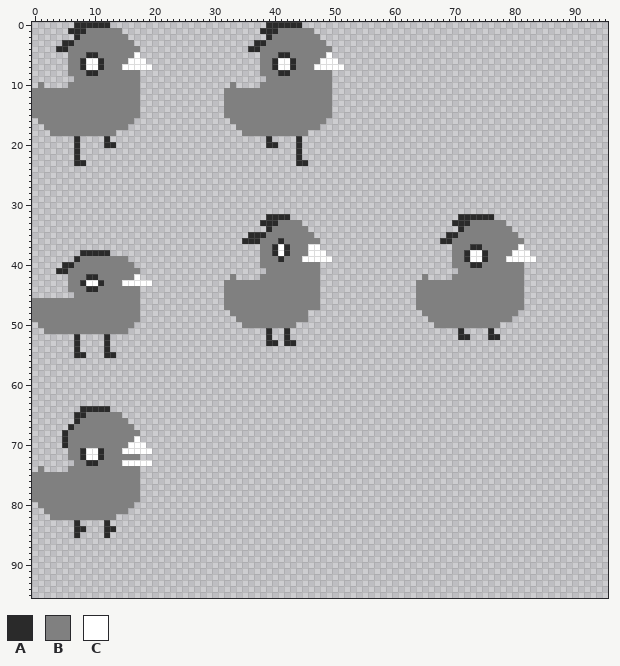
File history of a sprite sheet, src/assets/player/player.png. The first picture shows the starting point.
The file is 96x96 pixels.
Palette (. is transparent): A #2a2a2a  B #808080  C #ffffff
After:
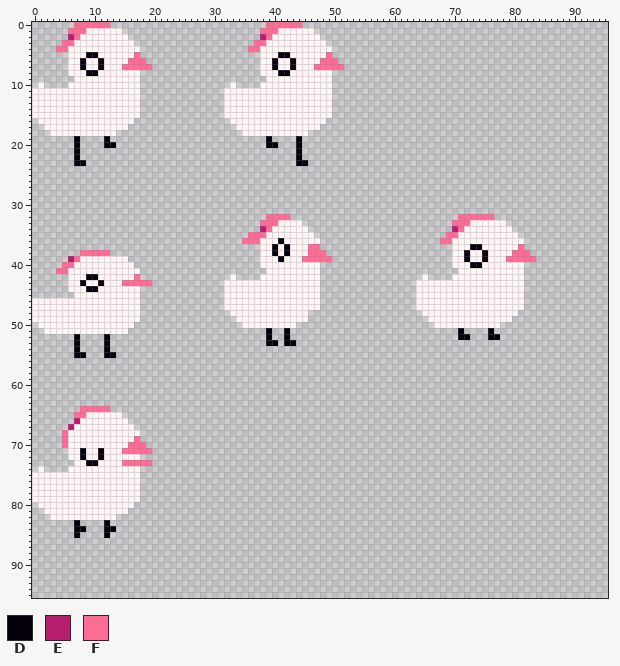
Colours new in this view: D #05000c  E #b71e6e  F #ff6c96
From old to new:
@@ palette @@
-B #808080
+B #fff4f6
@@ x 2..53 @@
- 0 .....AAAAAA..........................AAAAAA.........
- 1 ....AAABBBBBB.......................AAABBBBBB.......
- 2 .....ABBBBBBBB.......................ABBBBBBBB......
- 3 ...AABBBBBBBBBB....................AABBBBBBBBBB.....
- 4 ..AABBBBBBBBBBBB..................AABBBBBBBBBBBB....
- 5 ....BBBAABBBBBBC....................BBBAABBBBBBC....
- 6 ....BBACCABBBBCCC...................BBACCABBBBCCC...
- 7 ....BBACCABBBCCCCC..................BBACCABBBCCCCC..
- 8 ....BBBAABBBBBBB....................BBBAABBBBBBB....
+ 0 .....FFFFFF..........................FFFFFF.........
+ 1 ....FFFBBBBBB.......................FFFBBBBBB.......
+ 2 ....EFBBBBBBBB......................EFBBBBBBBB......
+ 3 ...FFBBBBBBBBBB....................FFBBBBBBBBBB.....
+ 4 ..FFBBBBBBBBBBBB..................FFBBBBBBBBBBBB....
+ 5 ....BBBDDBBBBBBF....................BBBDDBBBBBBF....
+ 6 ....BBDBBDBBBBFFF...................BBDBBDBBBBFFF...
+ 7 ....BBDBBDBBBFFFFF..................BBDBBDBBBFFFFF..
+ 8 ....BBBDDBBBBBBB....................BBBDDBBBBBBB....
  9 .....BBBBBBBBBBB.....................BBBBBBBBBBB....
@@ x 5..47 @@
 18 BBBBBBBBB.....................BBBBBBBBBBB..
-19 ..A....A..........................A....A...
-20 ..A....AA.........................AA...A...
-21 ..A....................................A...
-22 ..A....................................A...
-23 ..AA...................................AA..
+19 ..D....D..........................D....D...
+20 ..D....DD.........................DD...D...
+21 ..D....................................D...
+22 ..D....................................D...
+23 ..DD...................................DD..
 24 ...........................................
@@ x 0..95 @@
 31 ................................................................................................
-32 .......................................AAAA............................AAAAAA...................
-33 ......................................AAABBBB.........................AAABBBBBB.................
-34 .......................................ABBBBBB.........................ABBBBBBBB................
-35 ....................................AAABBBBBBBB......................AABBBBBBBBBB...............
-36 ...................................AAABBBABBBBBB....................AABBBBBBBBBBBB..............
-37 ......................................BBACABBBCC......................BBBAABBBBBBC..............
-38 ........AAAAA.........................BBACABBBCCC.....................BBACCABBBBCCC.............
-39 .......ABBBBBBBB......................BBBABBBCCCCC....................BBACCABBBCCCCC............
-40 .....AABBBBBBBBBB.....................BBBBBBBBBB......................BBBAABBBBBBB..............
-41 ....AABBBBBBBBBBBB.....................BBBBBBBBB.......................BBBBBBBBBBB..............
-42 ......BBBAABBBBBBC...............B....BBBBBBBBBB.................B....BBBBBBBBBBBB..............
-43 ......BBACCABBBCCCCC............BBBBBBBBBBBBBBBB................BBBBBBBBBBBBBBBBBB..............
-44 ......BBBAABBBBBBB..............BBBBBBBBBBBBBBBB................BBBBBBBBBBBBBBBBBB..............
+32 .......................................FFFF............................FFFFFF...................
+33 ......................................FFFBBBB.........................FFFBBBBBB.................
+34 ......................................EFBBBBBB........................EFBBBBBBBB................
+35 ....................................FFFBBBBBBBB......................FFBBBBBBBBBB...............
+36 ...................................FFFBBBDBBBBBB....................FFBBBBBBBBBBBB..............
+37 ......................................BBDBDBBBFF......................BBBDDBBBBBBF..............
+38 ........FFFFF.........................BBDBDBBBFFF.....................BBDBBDBBBBFFF.............
+39 ......EFBBBBBBBB......................BBBDBBBFFFFF....................BBDBBDBBBFFFFF............
+40 .....FFBBBBBBBBBB.....................BBBBBBBBBB......................BBBDDBBBBBBB..............
+41 ....FFBBBBBBBBBBBB.....................BBBBBBBBB.......................BBBBBBBBBBB..............
+42 ......BBBDDBBBBBBF...............B....BBBBBBBBBB.................B....BBBBBBBBBBBB..............
+43 ......BBDBBDBBBFFFFF............BBBBBBBBBBBBBBBB................BBBBBBBBBBBBBBBBBB..............
+44 ......BBBDDBBBBBBB..............BBBBBBBBBBBBBBBB................BBBBBBBBBBBBBBBBBB..............
 45 .......BBBBBBBBBBB..............BBBBBBBBBBBBBBBB................BBBBBBBBBBBBBBBBBB..............
@@ x 0..95 @@
 50 .BBBBBBBBBBBBBBBB..................BBBBBBBBB.......................BBBBBBBBBBB..................
-51 ..BBBBBBBBBBBBBB.......................A..A............................A....A...................
-52 .......A....A..........................A..A............................AA...AA..................
-53 .......A....A..........................AA.AA....................................................
-54 .......A....A...................................................................................
-55 .......AA...AA..................................................................................
+51 ..BBBBBBBBBBBBBB.......................D..D............................D....D...................
+52 .......D....D..........................D..D............................DD...DD..................
+53 .......D....D..........................DD.DD....................................................
+54 .......D....D...................................................................................
+55 .......DD...DD..................................................................................
 56 ................................................................................................
@@ x 3..21 @@
 63 ...................
-64 .....AAAAA.........
-65 ....AABBBBBB.......
-66 ....ABBBBBBBB......
-67 ...ABBBBBBBBBB.....
-68 ..ABBBBBBBBBBBB....
-69 ..ABBBBBBBBBBBC....
-70 ..ABBBBBBBBBBCCC...
-71 ...BBACCABBBCCCCC..
-72 ...BBACCABBBBBB....
-73 ....BBAABBBBCCCCC..
+64 .....FFFFF.........
+65 ....FFBBBBBB.......
+66 ....EBBBBBBBB......
+67 ...EBBBBBBBBBB.....
+68 ..FBBBBBBBBBBBB....
+69 ..FBBBBBBBBBBBF....
+70 ..FBBBBBBBBBBFFF...
+71 ...BBDBBDBBBFFFFF..
+72 ...BBDBBDBBBBBB....
+73 ....BBDDBBBBFFFFF..
 74 ...BBBBBBBBBBBB....
@@ x 5..15 @@
 82 BBBBBBBBB..
-83 ..A....A...
-84 ..AA...AA..
-85 ..A....A...
+83 ..D....D...
+84 ..DD...DD..
+85 ..D....D...
 86 ...........
Changed places in both pictures, as pixel boxes (x1, y1, x2, y2):
changed: (32, 22, 152, 166)
changed: (224, 22, 344, 166)
changed: (224, 214, 332, 346)
changed: (416, 214, 536, 340)
changed: (32, 250, 152, 358)
changed: (32, 406, 152, 538)
